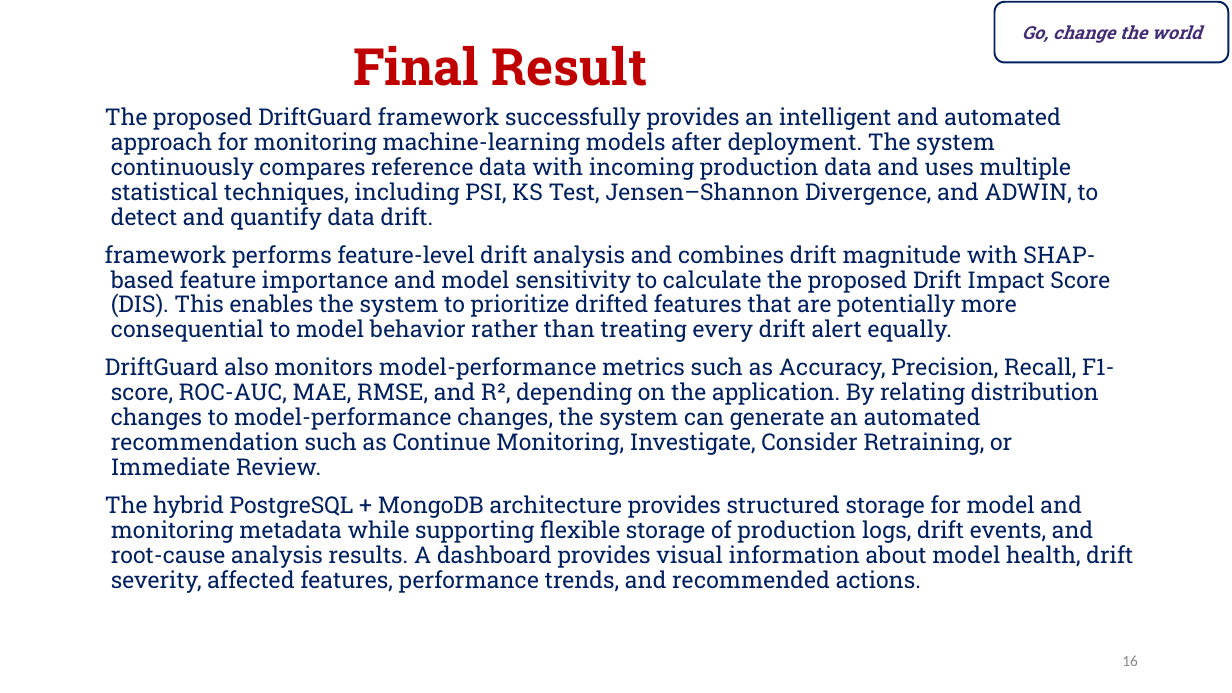
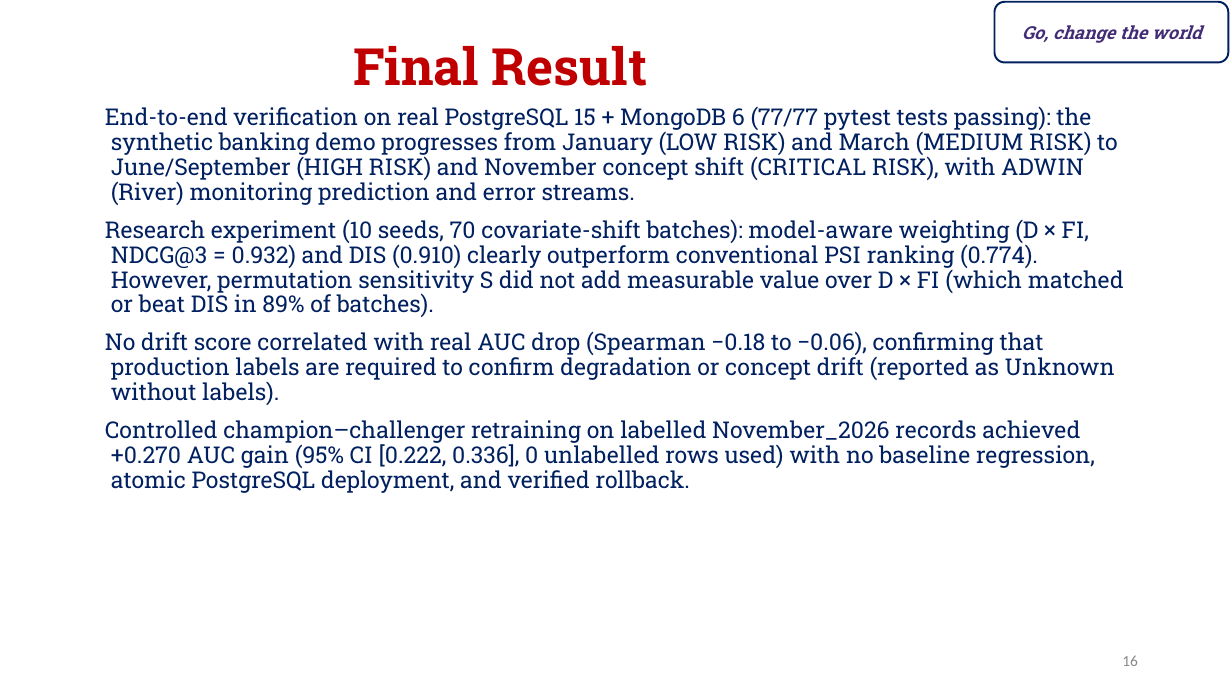
Before and after one commit to kumaranimesh1901/driftguard, a slide deck: slide 16 of docs/course/DBMS.pptx. Drawn at 1232x693 pixels with LibreOffice and Linux fonts; fonts in the diff are those of the drawing. Boxes give left, top, right and bottom in pixels: in the first picture for what was removed or moved away, otherwise in the second. Text is boxed around its words. In the diff, an @@ line names an element or a change of style, - is before the commit and + after.

Commit message:
Implement DriftGuard audit fixes, ADWIN streams, champion-challenger retraining, experiment, and updated docs/slides

```diff
--- a/docs/course/DBMS.pptx
+++ b/docs/course/DBMS.pptx
@@ text at (105, 106, 1124, 493): text changed @@
-The proposed DriftGuard framework successfully provides an intelligent and automated approach for monitoring machine-learning models after deployment. The system continuously compares reference data with incoming production data and uses multiple statistical techniques, including PSI, KS Test, Jensen–Shannon Divergence, and ADWIN, to detect and quantify data drift.
-framework performs feature-level drift analysis and combines drift magnitude with SHAP-based feature importance and model sensitivity to calculate the proposed Drift Impact Score (DIS). This enables the system to prioritize drifted features that are potentially more consequential to model behavior rather than treating every drift alert equally.
-DriftGuard also monitors model-performance metrics such as Accuracy, Precision, Recall, F1-score, ROC-AUC, MAE, RMSE, and R², depending on the application. By relating distribution changes to model-performance changes, the system can generate an automated recommendation such as Continue Monitoring, Investigate, Consider Retraining, or Immediate Review.
-The hybrid PostgreSQL + MongoDB architecture provides structured storage for model and monitoring metadata while supporting flexible storage of production logs, drift events, and root-cause analysis results. A dashboard provides visual information about model health, drift severity, affected features, performance trends, and recommended actions.
+End-to-end verification on real PostgreSQL 15 + MongoDB 6 (77/77 pytest tests passing): the synthetic banking demo progresses from January (LOW RISK) and March (MEDIUM RISK) to June/September (HIGH RISK) and November concept shift (CRITICAL RISK), with ADWIN (River) monitoring prediction and error streams.
+Research experiment (10 seeds, 70 covariate-shift batches): model-aware weighting (D × FI, NDCG@3 = 0.932) and DIS (0.910) clearly outperform conventional PSI ranking (0.774). However, permutation sensitivity S did not add measurable value over D × FI (which matched or beat DIS in 89% of batches).
+No drift score correlated with real AUC drop (Spearman −0.18 to −0.06), confirming that production labels are required to confirm degradation or concept drift (reported as Unknown without labels).
+Controlled champion–challenger retraining on labelled November_2026 records achieved +0.270 AUC gain (95% CI [0.222, 0.336], 0 unlabelled rows used) with no baseline regression, atomic PostgreSQL deployment, and verified rollback.
```
Also in this commit, not shown: 3 other slides changed, 26 other files.
